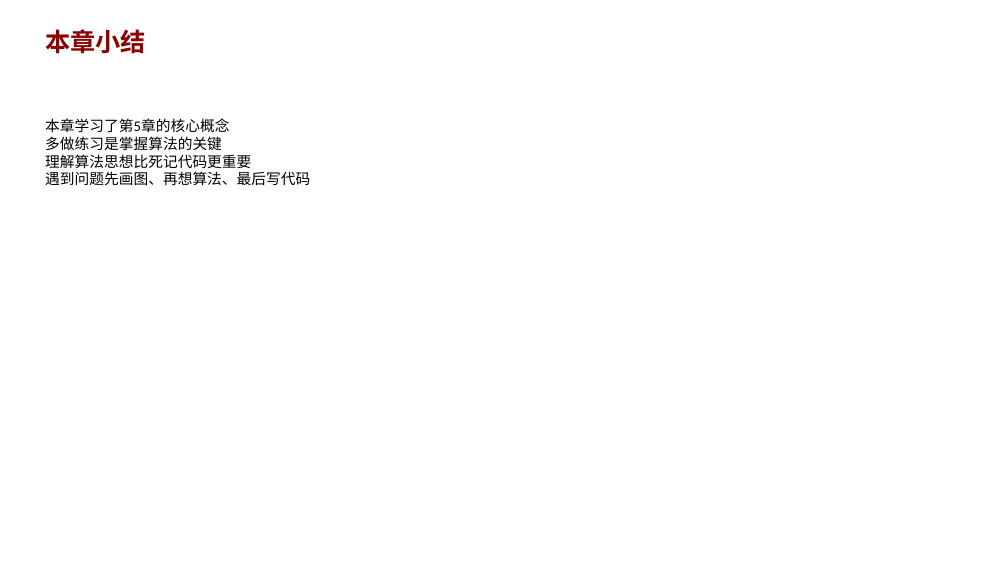
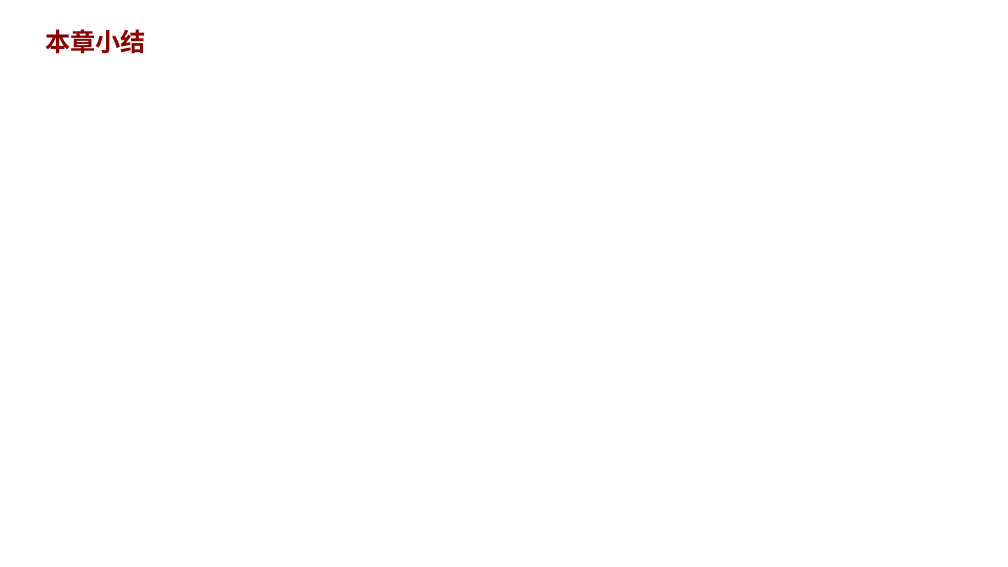
Before and after one commit to AndyLishengrui/trae-coding-course, a slide deck: slide 7 of textbook/ppt/chapter05_ppt.pptx. Drawn at 1008x567 pixels with LibreOffice and Linux fonts; fonts in the diff are those of the drawing. Boxes give left, top, right and bottom in pixels: in the first picture for what was removed or moved away, otherwise in the second. Text is boxed around its words. In the diff, an @@ line names an element or a change of style, - is before the commit and + after.

Commit message:
v6.9: PPT章节专属小结 + 验证修复
PPT改进：
- 15个PPT从8页扩充到9页
- 最后一页添加章节专属核心要点（4条）
- PPT第2轮验证通过

教材迭代进度：
- 叙事改进：Ch1-3 ✅, Ch4-6 ✅, Ch12-15 进行中
- 解题思路丰富：11个关键问题 ✅
- 复杂度分析：168题 ✅
- 难度标记：168题 ✅
- PPT验证：2/3轮 ✅

```diff
--- a/textbook/ppt/chapter05_ppt.pptx
+++ b/textbook/ppt/chapter05_ppt.pptx
@@ text removed at [45, 118, 310, 186] @@
-本章学习了第5章的核心概念
-多做练习是掌握算法的关键
-理解算法思想比死记代码更重要
-遇到问题先画图、再想算法、最后写代码
```
Also in this commit, not shown: 1 slide added, 20 other files.
